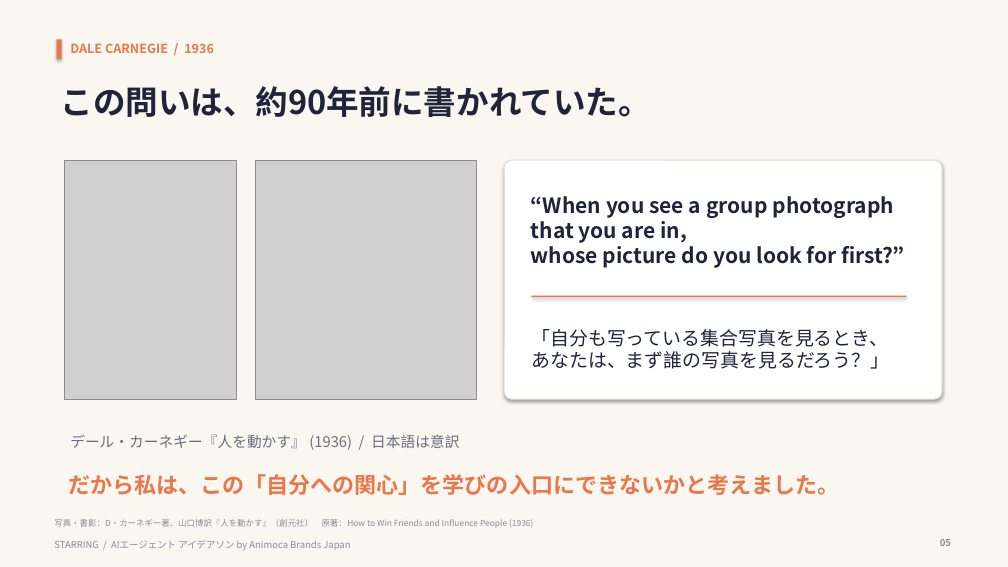
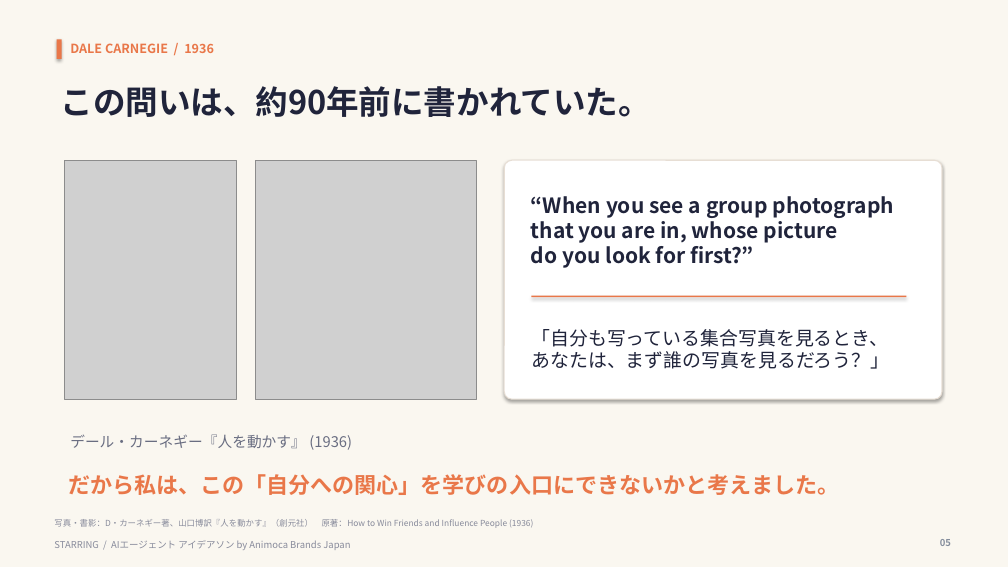
Before and after one commit to zpx9/a1, a slide deck: slide 5 of STARRING_final.pptx. Drawn at 1008x567 pixels with LibreOffice and Linux fonts; fonts in the diff are those of the drawing; grey boxes stand for pictures. Boxes give left, top, right and bottom in pixels: in the first picture for what was removed or moved away, otherwise in the second. Text is boxed around its words. In the diff, an @@ line names an element or a change of style, - is before the commit and + after.

```diff
--- a/STARRING_final.pptx
+++ b/STARRING_final.pptx
@@ text at [531,196,894,268]: text changed @@
-“When you see a group photograph that you are in,
-whose picture do you look for first?”
+“When you see a group photograph
+that you are in, whose picture
+do you look for first?”
@@ text at [70,434,352,450]: text changed @@
-デール・カーネギー『人を動かす』 (1936) / 日本語は意訳
+デール・カーネギー『人を動かす』 (1936)
```
Also in this commit, not shown: 3 other slides changed, 1 other file.
